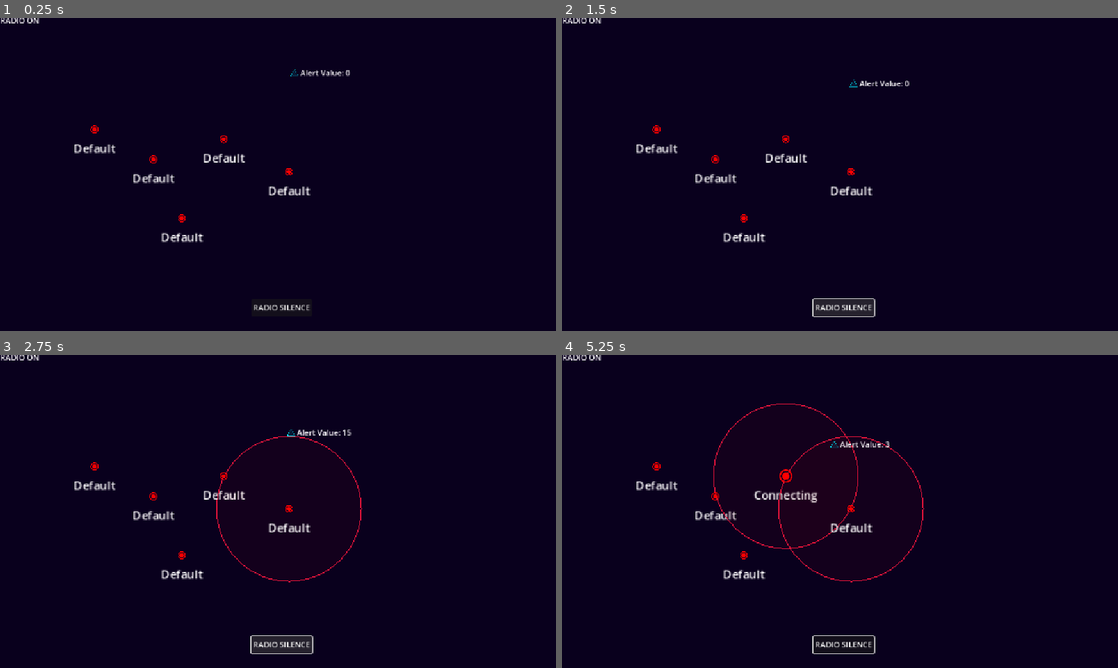
Above: before the commit, frames 1-4 (two rows, left to right).
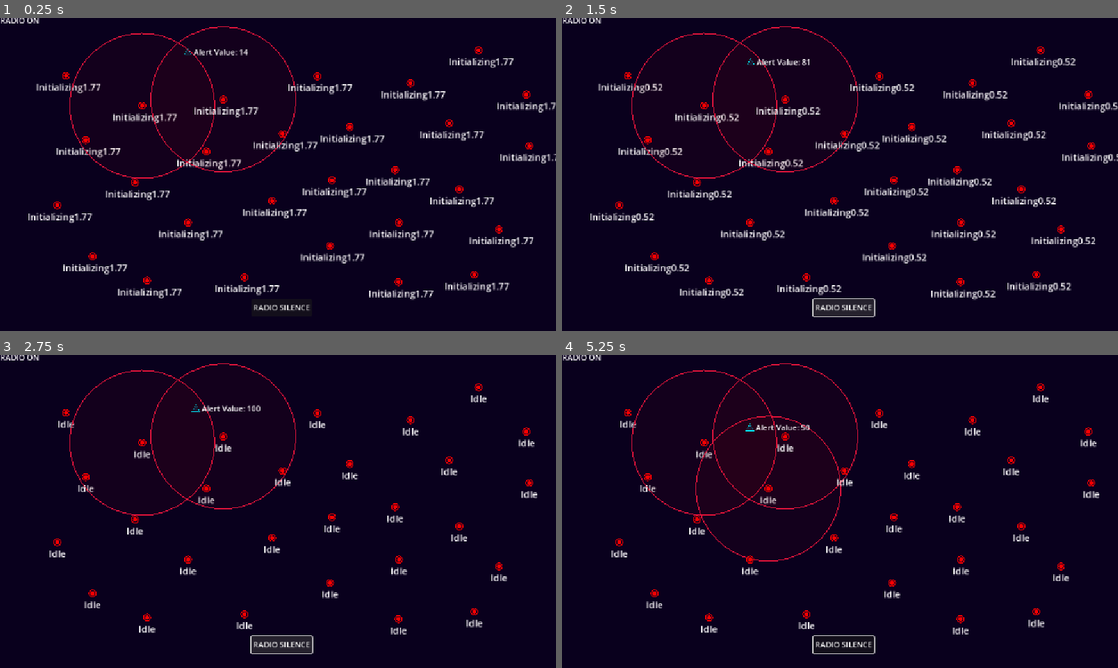
Above: after the commit, the same moments.

Repository: WoodAsh2501/radio-slience
Game: Godot game, scene res://scenes/level.tscn
Same seed, same stepped clock (60 frames per second), same inputs: the game is played once before the commit and once after it.
Inputs (mouse positions are in pixels of both pictures, inside the frame that each line leads up to):
- Up to frame 1 (0.25 s): no input
- Up to frame 2 (1.5 s): click "RADIO SILENCE" at 0.5 s; click "RADIO SILENCE" at 1.25 s
- Up to frame 3 (2.75 s): click "RADIO SILENCE" at 2 s
- Up to frame 4 (5.25 s): move the mouse to (656, 464) at 2.77 s; hold Space (Silencing) 2.78-3.53 s; click (656, 464) at 2.92 s; tap Enter at 3.5 s; move the mouse to (717, 495) at 3.52 s; tap Space (Silencing) at 3.6, 5.1 s; click (717, 495) at 3.67 s; move the mouse to (745, 555) at 4.27 s; hold Space (Silencing) 4.28-5.03 s; click (745, 555) at 4.42 s; move the mouse to (784, 477) at 5.02 s; click (784, 477) at 5.17 s

The runs differ from the first frame. In frame 1, 7.1% of the frame differs, in the area x 5-100%, y 2-91%; in frame 2, 7.5%; in frame 3, 3.8%; in frame 4, 4.4%.

Commit message:
✨ feat(spyInstance): add init state

Diff:
--- a/scenes/level.tscn
+++ b/scenes/level.tscn
@@ -28,32 +28,153 @@
 [node name="SpyInstances" type="Node" parent="."]
 
 [node name="SpyInstance" parent="SpyInstances" groups=["VisibleSpys"] instance=ExtResource("1_2q6dc")]
-position = Vector2(195, 230)
-scale = Vector2(1, 1)
-
-[node name="SpyInstance2" parent="SpyInstances" instance=ExtResource("1_2q6dc")]
-position = Vector2(317, 292)
-scale = Vector2(1, 1)
-
-[node name="SpyInstance3" parent="SpyInstances" instance=ExtResource("1_2q6dc")]
-position = Vector2(376, 414)
-scale = Vector2(1, 1)
-
-[node name="SpyInstance4" parent="SpyInstances" instance=ExtResource("1_2q6dc")]
-position = Vector2(463, 250)
-scale = Vector2(1, 1)
+position = Vector2(136, 119)
+scale = Vector2(1, 1)
+metadata/_edit_group_ = true
+
+[node name="SpyInstance2" parent="SpyInstances" groups=["InvisibleSpys"] instance=ExtResource("1_2q6dc")]
+position = Vector2(177, 252)
+scale = Vector2(1, 1)
+metadata/_edit_group_ = true
+
+[node name="SpyInstance3" parent="SpyInstances" groups=["InvisibleSpys"] instance=ExtResource("1_2q6dc")]
+position = Vector2(118, 387)
+scale = Vector2(1, 1)
+metadata/_edit_group_ = true
+
+[node name="SpyInstance4" parent="SpyInstances" groups=["InvisibleSpys"] instance=ExtResource("1_2q6dc")]
+position = Vector2(294, 181)
+scale = Vector2(1, 1)
+metadata/_edit_group_ = true
 
 [node name="SpyInstance5" parent="SpyInstances" instance=ExtResource("1_2q6dc")]
-position = Vector2(598, 318)
-scale = Vector2(1, 1)
+position = Vector2(279, 340)
+scale = Vector2(1, 1)
+metadata/_edit_group_ = true
+
+[node name="SpyInstance6" parent="SpyInstances" instance=ExtResource("1_2q6dc")]
+position = Vector2(389, 423)
+scale = Vector2(1, 1)
+metadata/_edit_group_ = true
+
+[node name="SpyInstance7" parent="SpyInstances" instance=ExtResource("1_2q6dc")]
+position = Vector2(427, 276)
+scale = Vector2(1, 1)
+metadata/_edit_group_ = true
+
+[node name="SpyInstance8" parent="SpyInstances" instance=ExtResource("1_2q6dc")]
+position = Vector2(462, 168)
+scale = Vector2(1, 1)
+metadata/_edit_group_ = true
+
+[node name="SpyInstance9" parent="SpyInstances" instance=ExtResource("1_2q6dc")]
+position = Vector2(563, 378)
+scale = Vector2(1, 1)
+metadata/_edit_group_ = true
+
+[node name="SpyInstance10" parent="SpyInstances" instance=ExtResource("1_2q6dc")]
+position = Vector2(687, 335)
+scale = Vector2(1, 1)
+metadata/_edit_group_ = true
+
+[node name="SpyInstance11" parent="SpyInstances" instance=ExtResource("1_2q6dc")]
+position = Vector2(683, 471)
+scale = Vector2(1, 1)
+metadata/_edit_group_ = true
+
+[node name="SpyInstance12" parent="SpyInstances" instance=ExtResource("1_2q6dc")]
+position = Vector2(724, 225)
+scale = Vector2(1, 1)
+metadata/_edit_group_ = true
+
+[node name="SpyInstance13" parent="SpyInstances" instance=ExtResource("1_2q6dc")]
+position = Vector2(585, 239)
+scale = Vector2(1, 1)
+metadata/_edit_group_ = true
+
+[node name="SpyInstance14" parent="SpyInstances" instance=ExtResource("1_2q6dc")]
+position = Vector2(191, 493)
+scale = Vector2(1, 1)
+metadata/_edit_group_ = true
+
+[node name="SpyInstance15" parent="SpyInstances" instance=ExtResource("1_2q6dc")]
+position = Vector2(506, 536)
+scale = Vector2(1, 1)
+metadata/_edit_group_ = true
+
+[node name="SpyInstance16" parent="SpyInstances" instance=ExtResource("1_2q6dc")]
+position = Vector2(818, 314)
+scale = Vector2(1, 1)
+metadata/_edit_group_ = true
+
+[node name="SpyInstance17" parent="SpyInstances" instance=ExtResource("1_2q6dc")]
+position = Vector2(826, 423)
+scale = Vector2(1, 1)
+metadata/_edit_group_ = true
+
+[node name="SpyInstance18" parent="SpyInstances" instance=ExtResource("1_2q6dc")]
+position = Vector2(304, 543)
+scale = Vector2(1, 1)
+metadata/_edit_group_ = true
+
+[node name="SpyInstance19" parent="SpyInstances" instance=ExtResource("1_2q6dc")]
+position = Vector2(825, 546)
+scale = Vector2(1, 1)
+metadata/_edit_group_ = true
+
+[node name="SpyInstance20" parent="SpyInstances" instance=ExtResource("1_2q6dc")]
+position = Vector2(951, 354)
+scale = Vector2(1, 1)
+metadata/_edit_group_ = true
+
+[node name="SpyInstance21" parent="SpyInstances" instance=ExtResource("1_2q6dc")]
+position = Vector2(1090, 158)
+scale = Vector2(1, 1)
+metadata/_edit_group_ = true
+
+[node name="SpyInstance22" parent="SpyInstances" instance=ExtResource("1_2q6dc")]
+position = Vector2(930, 217)
+scale = Vector2(1, 1)
+metadata/_edit_group_ = true
+
+[node name="SpyInstance23" parent="SpyInstances" instance=ExtResource("1_2q6dc")]
+position = Vector2(657, 120)
+scale = Vector2(1, 1)
+metadata/_edit_group_ = true
+
+[node name="SpyInstance24" parent="SpyInstances" instance=ExtResource("1_2q6dc")]
+position = Vector2(850, 134)
+scale = Vector2(1, 1)
+metadata/_edit_group_ = true
+
+[node name="SpyInstance25" parent="SpyInstances" instance=ExtResource("1_2q6dc")]
+position = Vector2(991, 66)
+scale = Vector2(1, 1)
+metadata/_edit_group_ = true
+
+[node name="SpyInstance26" parent="SpyInstances" instance=ExtResource("1_2q6dc")]
+position = Vector2(1096, 264)
+scale = Vector2(1, 1)
+metadata/_edit_group_ = true
+
+[node name="SpyInstance27" parent="SpyInstances" instance=ExtResource("1_2q6dc")]
+position = Vector2(982, 531)
+scale = Vector2(1, 1)
+metadata/_edit_group_ = true
+
+[node name="SpyInstance29" parent="SpyInstances" instance=ExtResource("1_2q6dc")]
+position = Vector2(1033, 437)
+scale = Vector2(1, 1)
+metadata/_edit_group_ = true
 
 [node name="Enemies" type="Node" parent="."]
 
 [node name="Enemy" type="RigidBody2D" parent="Enemies" groups=["Enemies"]]
 z_index = 3
-position = Vector2(614, 112)
+position = Vector2(393, 69)
 gravity_scale = 0.0
 script = ExtResource("3_mx8sn")
+metadata/_edit_group_ = true
 
 [node name="CollisionShape2D" type="CollisionShape2D" parent="Enemies/Enemy"]
 shape = SubResource("CircleShape2D_mx8sn")
@@ -75,6 +196,8 @@
 anchors_preset = 0
 offset_top = -7.0
 offset_bottom = 16.0
+metadata/_edit_lock_ = true
+metadata/_edit_group_ = true
 
 [node name="ScreenShader" type="ColorRect" parent="UI"]
 z_index = 1
--- a/scenes/spy_node.tscn
+++ b/scenes/spy_node.tscn
@@ -1,15 +1,16 @@
-[gd_scene load_steps=14 format=3 uid="uid://cbty7ojmk45ls"]
+[gd_scene load_steps=15 format=3 uid="uid://cbty7ojmk45ls"]
 
 [ext_resource type="Script" uid="uid://dthptpacfhj7s" path="res://scripts/game_objects/spy_node/spy_node.gd" id="2_br266"]
 [ext_resource type="Script" uid="uid://chiqsd1j21eag" path="res://scripts/game_objects/spy_node/radio_range.gd" id="2_q5y2r"]
 [ext_resource type="Script" uid="uid://cvprpona30qpr" path="res://scripts/game_objects/spy_node/spy_instance.gd" id="2_tx8n6"]
 [ext_resource type="Script" uid="uid://cxy0mmk822ogn" path="res://scripts/game_objects/spy_node/enemy_detect_range.gd" id="3_si84p"]
 [ext_resource type="Script" uid="uid://buqpmqhgq3qby" path="res://scripts/states/state_machine.gd" id="4_mavgl"]
-[ext_resource type="Script" uid="uid://c1bem77avhnyp" path="res://scripts/states/spy_node/default.gd" id="5_q5y2r"]
+[ext_resource type="Script" uid="uid://c1bem77avhnyp" path="res://scripts/states/spy_node/idle.gd" id="5_q5y2r"]
 [ext_resource type="Texture2D" uid="uid://y18re1gr0587" path="res://assets/SpyNode.svg" id="5_si84p"]
 [ext_resource type="Script" uid="uid://cpw3u65ytdpjr" path="res://scripts/states/spy_node/hovering.gd" id="6_si84p"]
 [ext_resource type="Script" uid="uid://co4ir6d1bak28" path="res://scripts/states/spy_node/connecting.gd" id="7_1iwnv"]
 [ext_resource type="Script" uid="uid://ujukwuy8pi0o" path="res://scripts/states/spy_node/selected.gd" id="8_mavgl"]
+[ext_resource type="Script" uid="uid://d25vp4vri0noi" path="res://scripts/states/spy_node/initializing.gd" id="11_1iwnv"]
 
 [sub_resource type="CircleShape2D" id="CircleShape2D_si84p"]
 radius = 100.0
@@ -53,10 +54,15 @@
 
 [node name="Connections" type="Node" parent="."]
 
-[node name="StateMachine" type="Node" parent="."]
+[node name="StateMachine" type="Node" parent="." node_paths=PackedStringArray("initial_state")]
 script = ExtResource("4_mavgl")
+initial_state = NodePath("Initializing")
 
-[node name="Default" type="Node" parent="StateMachine"]
+[node name="Initializing" type="Node" parent="StateMachine"]
+script = ExtResource("11_1iwnv")
+metadata/_custom_type_script = "uid://bbbg3utfvsq6h"
+
+[node name="Idle" type="Node" parent="StateMachine"]
 script = ExtResource("5_q5y2r")
 
 [node name="Hovering" type="Node" parent="StateMachine"]
@@ -72,11 +78,11 @@
 metadata/_custom_type_script = "uid://bbbg3utfvsq6h"
 
 [node name="Label" type="Label" parent="."]
-offset_left = -78.0
-offset_top = 22.0
-offset_right = 26.0
-offset_bottom = 45.0
-scale = Vector2(1.5, 1.5)
+offset_left = -62.0
+offset_top = 10.0
+offset_right = 42.0
+offset_bottom = 33.0
+scale = Vector2(1.2, 1.2)
 text = "Default"
 horizontal_alignment = 1
 
--- a/scripts/signal_center.gd
+++ b/scripts/signal_center.gd
@@ -1,4 +1,7 @@
 extends Node
+
+signal create_enemy(enemy)
+signal remove_enemy(enemy)
 
 signal enemy_patrol_entered(spy, enemy)
 signal enemy_patrol_exited(spy, enemy)
--- a/scripts/states/spy_node/default.gd
+++ b/scripts/states/spy_node/idle.gd
@@ -4,4 +4,4 @@
 @onready var label = get_node("../../Label")
 func enter(_data):
     spy_node.scale = Vector2(1,1)
-    label.text = "Default"
+    label.text = "Idle"
--- /dev/null
+++ b/scripts/states/spy_node/initializing.gd
@@ -0,0 +1,25 @@
+extends State
+
+@onready var spy_node = get_node("../../SpyNode")
+@onready var label = get_node("../../Label")
+
+var timer
+
+func _init() -> void:
+	timer = Timer.new()
+	add_child(timer)
+	timer.wait_time = 2.0
+	timer.one_shot = true
+	timer.autostart = true
+	timer.connect("timeout", _on_timer_timeout)
+
+func enter(_data):
+	spy_node.scale = Vector2(1, 1)
+
+func _process(_delta: float) -> void:
+	if timer.is_stopped():
+		return
+	label.text = "Initializing" + str("%0.2f" % timer.time_left)
+
+func _on_timer_timeout() -> void:
+	state_machine.switch_to("Idle")
--- a/scripts/states/state_machine.gd
+++ b/scripts/states/state_machine.gd
@@ -4,6 +4,7 @@
 
 signal state_changed(previous_state, current_state)
 
+@export var initial_state: State
 var current_state_name: String
 var previous_state_name: String
 var current_state: State
@@ -16,10 +17,10 @@
             states_dict[child.name] = child
 
     if states_dict.size() > 0:
-        current_state = states_dict.values()[0]
+        current_state = initial_state
         current_state_name = current_state.name
 
-func switch_to(state_name, data:Dictionary = {}):
+func switch_to(state_name, data: Dictionary = {}):
     if state_name in states_dict:
         var previous_state = current_state
         previous_state_name = previous_state.name
Renamed: scripts/states/spy_node/default.gd.uid -> scripts/states/spy_node/idle.gd.uid
Not shown, added: scripts/states/spy_node/initializing.gd.uid
Not shown, changed: roadmap.md
